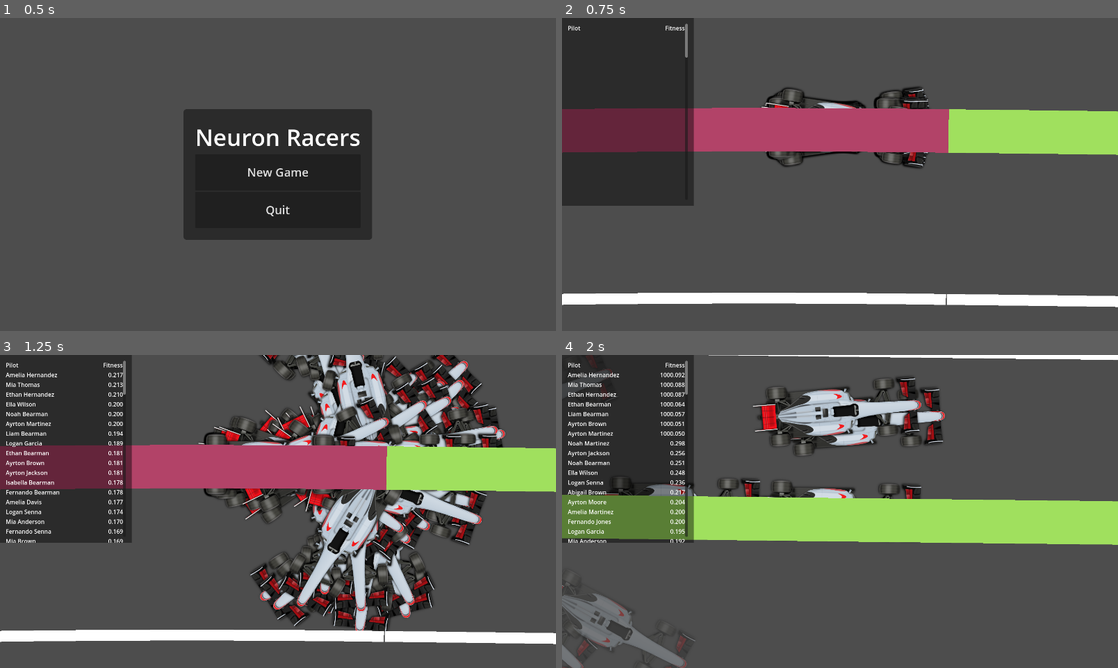
Above: before the commit, frames 1-4 (two rows, left to right).
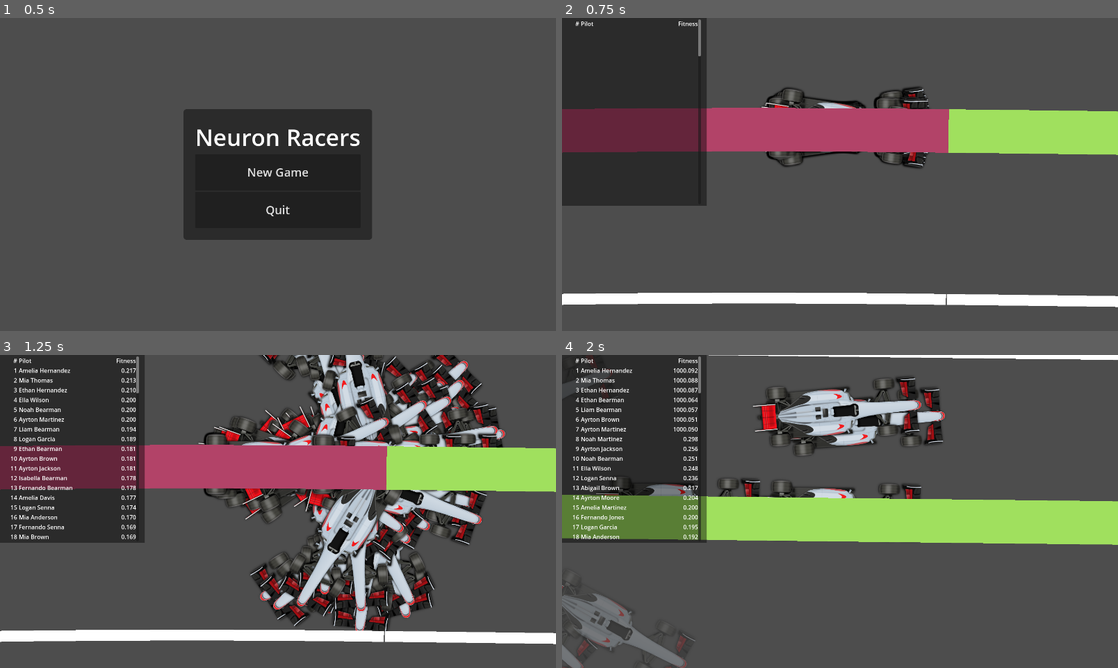
Above: after the commit, the same moments.

Repository: VitorMPCastro/NeuronRacers
Game: Godot game, scene res://scenes/ui/mainMenu.tscn
Same seed, same stepped clock (60 frames per second), same inputs: the game is played once before the commit and once after it.
Inputs (mouse positions are in pixels of both pictures, inside the frame that each line leads up to):
- Up to frame 1 (0.5 s): no input
- Up to frame 2 (0.75 s): click "New Game" at 0.5 s
- Up to frame 3 (1.25 s): no input
- Up to frame 4 (2 s): tap Enter at 1.25 s; move the mouse to (962, 495) at 1.27 s; hold Up (ui_up) from 1.28 s (still down); click (962, 495) at 1.42 s

Frame 1 is identical in both runs. In frame 2, 1.6% of the frame differs, in the area x 1-26%, y 0-60%; in frame 3, 4.4%; in frame 4, 4.6%.

Commit message:
leaderboard ranking

Diff:
--- a/assets/ui/themes/ui_window_theme.tres
+++ b/assets/ui/themes/ui_window_theme.tres
@@ -1,10 +1,10 @@
 [gd_resource type="Theme" load_steps=2 format=3 uid="uid://d17a31yqq7wo0"]
 
 [sub_resource type="StyleBoxFlat" id="StyleBoxFlat_alm4m"]
-content_margin_left = 16.0
-content_margin_top = 16.0
+content_margin_left = 0.0
+content_margin_top = 4.0
 content_margin_right = 16.0
-content_margin_bottom = 16.0
+content_margin_bottom = 4.0
 bg_color = Color(0, 0, 0, 0.439216)
 
 [resource]
--- a/scripts/ui/leaderboard/leaderboard.gd
+++ b/scripts/ui/leaderboard/leaderboard.gd
@@ -44,7 +44,15 @@
 	add_child(header_row)
 	move_child(header_row, 0)
 
-	# Define columns once: same settings used for header cells and row cells
+	# Rank column
+	var rank_col := LeaderboardField.new()
+	rank_col.field_name = "#"
+	rank_col.align = HORIZONTAL_ALIGNMENT_RIGHT
+	rank_col.column_weight = 0.5
+	rank_col.min_width = 48
+	rank_col.text = rank_col.field_name
+
+	# Pilot column
 	var name_col := LeaderboardField.new()
 	name_col.field_name = "Pilot"
 	name_col.align = HORIZONTAL_ALIGNMENT_LEFT
@@ -52,6 +60,7 @@
 	name_col.min_width = 200
 	name_col.text = name_col.field_name
 
+	# Fitness column
 	var fit_col := LeaderboardField.new()
 	fit_col.field_name = "Fitness"
 	fit_col.align = HORIZONTAL_ALIGNMENT_RIGHT
@@ -59,6 +68,7 @@
 	fit_col.min_width = 120
 	fit_col.text = fit_col.field_name
 
+	header_row.add_child(rank_col)
 	header_row.add_child(name_col)
 	header_row.add_child(fit_col)
 
@@ -72,12 +82,21 @@
 		e.queue_free()
 	entries.clear()
 
-	# Create entries for all cars using same column layout as header
+	# Create entries for all cars
 	for car in agent_manager.cars:
 		if car == null:
 			continue
 		var entry := LeaderboardEntry.new()
 		entry.set_car(car)
+
+		# Rank field (no query_path, set later by set_rank)
+		var rank_field := LeaderboardField.new()
+		rank_field.field_name = "#"
+		rank_field.query_path = ""  # empty means: computed column
+		rank_field.align = HORIZONTAL_ALIGNMENT_RIGHT
+		rank_field.column_weight = 0.5
+		rank_field.min_width = 16
+		rank_field.format = "{value}"
 
 		var pilot_field := LeaderboardField.new()
 		pilot_field.field_name = "Pilot"
@@ -96,6 +115,7 @@
 		fitness_field.decimals = 3
 		fitness_field.format = "{value}"
 
+		entry.add_field(rank_field)
 		entry.add_field(pilot_field)
 		entry.add_field(fitness_field)
 
@@ -103,7 +123,7 @@
 		add_child(entry)     # after header
 
 func update_leaderboard() -> void:
-	# Update visible values
+	# Update visible values (excluding "#" which is set after sorting)
 	for entry in entries:
 		entry.update_entry(car_telemetry)
 
@@ -116,6 +136,8 @@
 		if entries[i].get_parent() != self:
 			add_child(entries[i])
 		move_child(entries[i], i + header_offset)
+		# Set placement after sorting
+		entries[i].set_rank(i + 1)
 
 func _compare_entries(a: LeaderboardEntry, b: LeaderboardEntry) -> bool:
 	var ia = a.find_field_index(sort_field)
--- a/scripts/ui/leaderboard/leaderboardEntry.gd
+++ b/scripts/ui/leaderboard/leaderboardEntry.gd
@@ -16,24 +16,42 @@
 		fields.erase(field)
 		remove_child(field)
 
+# Query only fields that have a non-empty query_path.
+# Fields with empty query_path (e.g., "#") are set separately (see set_rank).
 func update_entry(telemetry: CarTelemetry) -> void:
 	if car == null or telemetry == null or fields.is_empty():
 		return
+
 	var paths := PackedStringArray()
-	for f in fields:
-		paths.append(f.query_path)
+	var field_to_path_idx := {} # field_index -> path_index
+	var p := 0
+	for i in range(fields.size()):
+		var qp := fields[i].query_path.strip_edges()
+		if qp != "":
+			field_to_path_idx[i] = p
+			paths.append(qp)
+			p += 1
 
-	# NEW: use TelemetryData
+	if paths.is_empty():
+		return
+
 	var td: TelemetryData = telemetry.get_values_for_car(car, paths)
 	if td == null or td.rows.is_empty():
 		return
 
-	# Each row: [car_name, value1, value2, ...] in same order as td.header/paths
-	var row: Array = td.rows[0]
+	var row: Array = td.rows[0]  # [car_name, v1, v2, ...]
 	for i in range(fields.size()):
-		var idx := 1 + i
-		var value = row[idx] if idx < row.size() else null
-		fields[i].render(value)
+		if field_to_path_idx.has(i):
+			var path_idx: int = int(field_to_path_idx[i])
+			var value_idx := 1 + path_idx
+			var value = row[value_idx] if value_idx < row.size() else null
+			fields[i].render(value)
+		# else: leave fields like "#" to be set via set_rank()
+
+func set_rank(rank: int) -> void:
+	var idx := find_field_index("#")
+	if idx != -1:
+		fields[idx].render(rank)
 
 func find_field_index(field_name: String) -> int:
 	for i in range(fields.size()):
